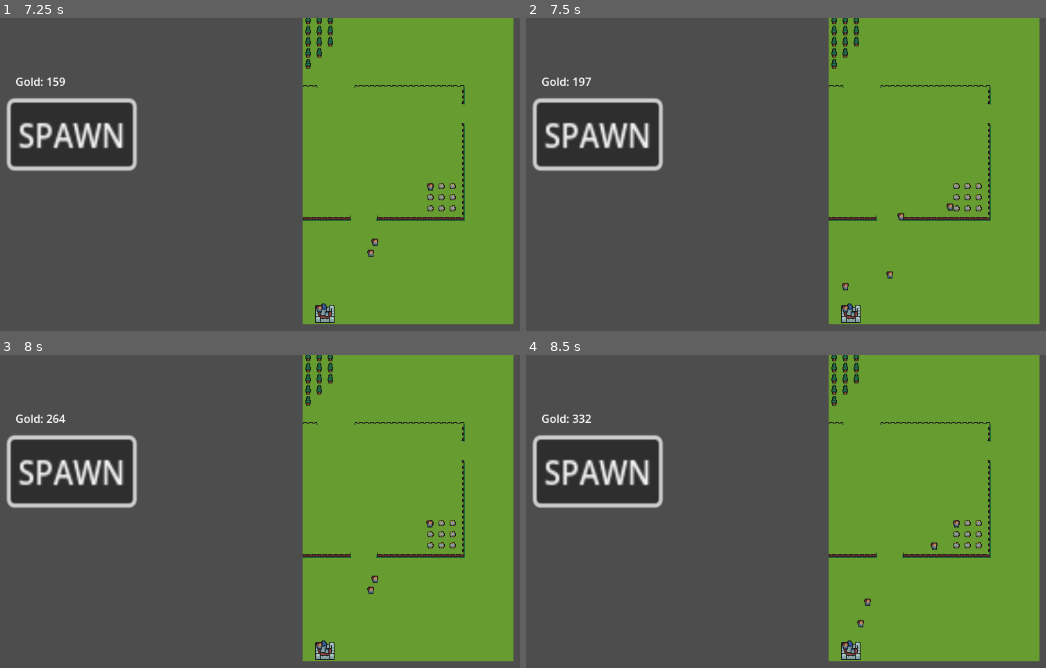
Above: before the commit, frames 1-4 (two rows, left to right).
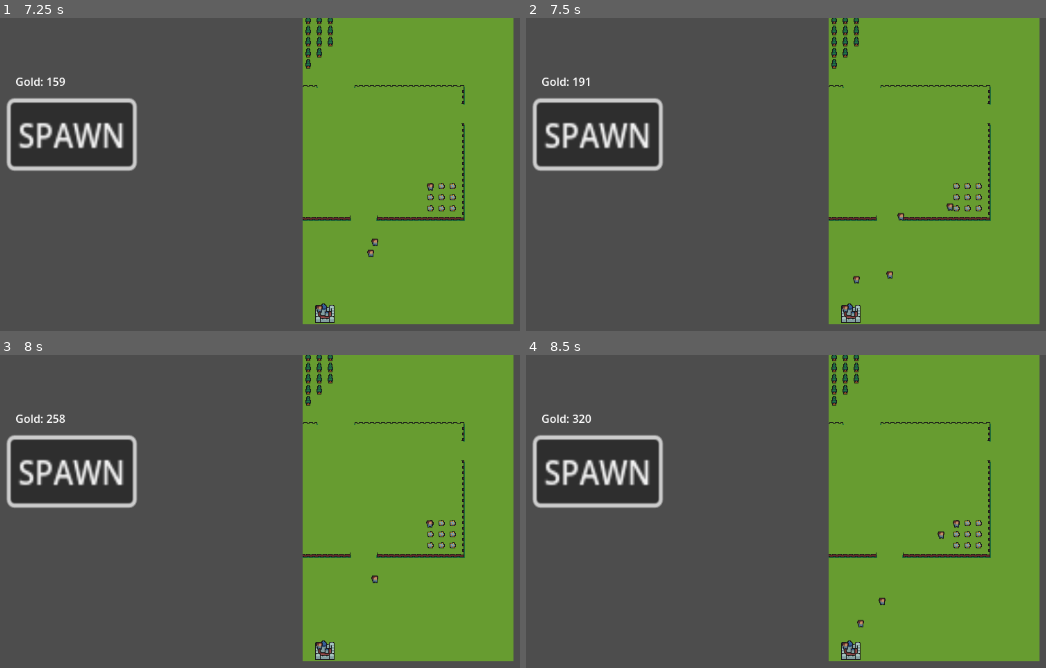
Above: after the commit, the same moments.

Repository: AndreastiUia/BachelorProject
Game: Godot game, scene res://menu.tscn
The game is run twice, just before and just after one commit, with the same random seed, the same clock (stepped at 60 frames per second) and the same inputs.
Inputs (mouse positions are in pixels of both pictures, inside the frame that each line leads up to):
- Up to frame 1 (7.25 s): click "Start" at 0.5 s; click "SPAWN" at 1.25 s; click "SPAWN" at 2 s; click "SPAWN" at 2.75 s; tap Enter at 3.5, 6.5 s; move the mouse to (outside the picture) at 3.52 s; press the mouse at (outside the picture) at 3.53 s; tap Space at 4.25 s; move the mouse to (192, 265) at 4.27 s; release the mouse at (192, 265) at 4.28 s; click (192, 265) at 4.35 s; move the mouse to (431, 143) at 5.02 s; press the mouse at (431, 143) at 5.03 s; move the mouse to (outside the picture) at 5.77 s; release the mouse at (outside the picture) at 5.78 s; click (outside the picture) at 5.85 s; move the mouse to (outside the picture) at 6.52 s; press the mouse at (outside the picture) at 6.53 s
- Up to frame 2 (7.5 s): move the mouse to (635, 174) at 7.27 s; release the mouse at (635, 174) at 7.28 s; click (635, 174) at 7.35 s
- Up to frame 3 (8 s): no input
- Up to frame 4 (8.5 s): move the mouse to (916, 580) at 8.02 s; press the mouse at (916, 580) at 8.03 s

Frame 1 is identical in both runs. In frame 2, less than 0.1% of the frame differs, in the area x 11-65%, y 18-88%; in frame 3, less than 0.1%; in frame 4, 0.2%, in the area x 10-81%, y 19-81%.

Commit message:
Resources starts with random size and are removed when depleted

Diff:
--- a/TileMap.gd
+++ b/TileMap.gd
@@ -1,14 +1,12 @@
 extends TileMap
 
+const rasource_count_min = 500
+const resource_count_max = 1000
 
 # Called when the node enters the scene tree for the first time.
 func _ready():
-	pass # Replace with function body.
 
-
-# Called every frame. 'delta' is the elapsed time since the previous frame.
-func _process(delta):
-		# Check for depleted resources
+	# Set a random resouce_count on tiles with a resource.
 	for x in get_used_rect().size.x:
 		for y in get_used_rect().size.y:
 			var tile_position = Vector2i(
@@ -18,5 +16,19 @@
 
 			var tile_data = get_cell_tile_data(1, tile_position)
 			if !tile_data == null:
-				if tile_data.get_custom_data("resource_type") == "gold":
-					print("gold depleted!")
+				# Check if the tile is a resource type. if not, the tile is not suposed to have a resource_count
+				if !tile_data.get_custom_data("resource_type") == null && !tile_data.get_custom_data("base"):
+					var resource_count = randi_range(rasource_count_min,resource_count_max)
+					Global.resource_count[tile_position] = resource_count
+
+
+func _input(event):
+	# TESTING: This is just used to check resource_count on a spesific tile.
+	if event.is_action_pressed("clicked"):
+		var resource_count = Global.resource_count.get(local_to_map(get_global_mouse_position()))
+		if resource_count == null:
+			return
+		print(resource_count)
+# Called every frame. 'delta' is the elapsed time since the previous frame.
+func _process(delta):
+	pass
--- a/bot.gd
+++ b/bot.gd
@@ -2,21 +2,31 @@
 
 @onready var tile_map = $"../TileMap"
 
+# Pathfinding
 var astar_grid: AStarGrid2D
 var current_id_path: Array[Vector2i]
+
+# Inventory
 var gold: int = 0
+var tree: int = 0
+var stone: int = 0
+var inventory: int = 0
+var inventory_size: int = 100
+
+# TESTING: Test variables. These are to be revomed after testing
 var gold_position = Vector2(185,-200)
 var base_position = Vector2(20,-20)
-var inventory = 0
-var inventory_size = 100
+var depleted = false
 
 func _ready():
+	# Setup pathfinding
 	astar_grid = AStarGrid2D.new()
 	astar_grid.region = tile_map.get_used_rect()
 	astar_grid.cell_size = Vector2(16, 16)
 	astar_grid.diagonal_mode = AStarGrid2D.DIAGONAL_MODE_NEVER
 	astar_grid.update()
 
+	# Iterate trought all tiles to find out which one is walkable.
 	for x in tile_map.get_used_rect().size.x:
 		for y in tile_map.get_used_rect().size.y:
 			var tile_position = Vector2i(
@@ -33,24 +43,47 @@
 # Called every frame. 'delta' is the elapsed time since the previous frame.
 func _process(delta):
 	var tile_data = tile_map.get_cell_tile_data(1, tile_map.local_to_map(global_position))
+
+	# Return if there is no resource on the current tile
 	if tile_data == null:
 		return
-	if tile_data.get_custom_data("resource_type") == "gold":
-		inventory += 1
-		gold += 1
-		if inventory > inventory_size:
-			inventory = inventory_size
-	elif tile_data.get_custom_data("base"):
-		#TODO: Rewrite this to empty inventory and not hardcoded gold
+
+	var resource_count = Global.resource_count.get(tile_map.local_to_map(global_position))
+
+	if !resource_count == null:
+		# Remove the resource if the resource is depleted
+		if resource_count <= 0 && !tile_data.get_custom_data("base"):
+			tile_map.set_cell(1, tile_map.local_to_map(global_position), -1)
+
+			# TESTING Go home when tile is depleted.
+			var path: Array[Vector2i]
+			path = astar_grid.get_id_path(
+				tile_map.local_to_map(global_position),
+				tile_map.local_to_map(base_position)
+			).slice(1)
+			current_id_path = path
+
+		# Gather resource if inventory is less than inventory_size
+		if resource_count > 0:
+			resource_count -= 1
+			if inventory < inventory_size:
+				if tile_data.get_custom_data("resource_type") == "gold":
+					gold += 1
+				# Decrement resource_count on current tile
+				Global.resource_count[tile_map.local_to_map(global_position)] = resource_count
+
+	if tile_data.get_custom_data("base"):
+		# "deliver" inventory at base
 		if gold > 0:
-			inventory -= 1
 			gold -= 1
 			Global.base_gold += 1
+	inventory = gold + tree + stone
+
 
 	# Gather gold loop
 	var path: Array[Vector2i]
 
-	if gold <= 0:
+	if gold <= 0 && !depleted:
 		path = astar_grid.get_id_path(
 			tile_map.local_to_map(global_position),
 			tile_map.local_to_map(gold_position)
--- a/global_vars.gd
+++ b/global_vars.gd
@@ -4,3 +4,6 @@
 var base_gold = 0
 var base_tree = 0
 var base_stone = 0
+
+# amount resources on a given tile
+var resource_count:Dictionary = {}
--- a/project.godot
+++ b/project.godot
@@ -45,6 +45,11 @@
 "events": [Object(InputEventKey,"resource_local_to_scene":false,"resource_name":"","device":-1,"window_id":0,"alt_pressed":false,"shift_pressed":false,"ctrl_pressed":false,"meta_pressed":false,"pressed":false,"keycode":0,"physical_keycode":68,"key_label":0,"unicode":100,"echo":false,"script":null)
 ]
 }
+clicked={
+"deadzone": 0.5,
+"events": [Object(InputEventMouseButton,"resource_local_to_scene":false,"resource_name":"","device":-1,"window_id":0,"alt_pressed":false,"shift_pressed":false,"ctrl_pressed":false,"meta_pressed":false,"button_mask":0,"position":Vector2(0, 0),"global_position":Vector2(0, 0),"factor":1.0,"button_index":1,"canceled":false,"pressed":false,"double_click":false,"script":null)
+]
+}
 move={
 "deadzone": 0.5,
 "events": [Object(InputEventMouseButton,"resource_local_to_scene":false,"resource_name":"","device":-1,"window_id":0,"a …(253 unchanged characters)…
